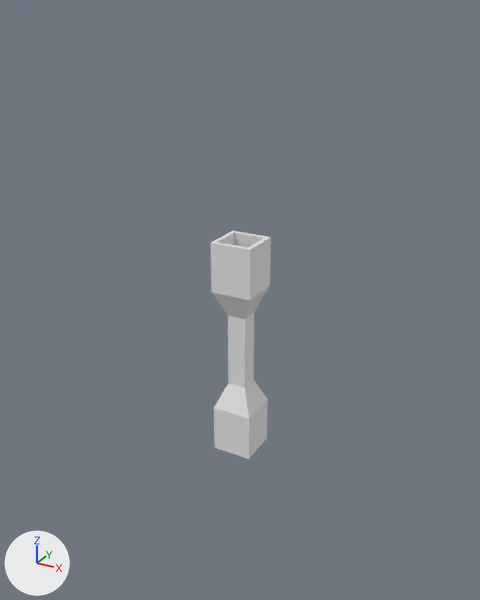
The Blender file blender3d/light_stand.blend: old version first, new version second.
One viewpoint serves both versions: a 50 mm lens placed at (14.9, -27.2, 17.9), pointed at (-0.5, 0.9, 3.9). The axes (+X, +Y, +Z) are drawn at lower left. The lights are the same throughout. The first picture is the older version.

Script lines for the objects in view, before the commit:
```python
me_cube_001 = bpy.data.meshes.new('Cube.001')
me_cube_001.from_pydata(...)  # 32 vertices, 28 faces; spans x -1.09..1.09, y -1.09..1.09, z -5.98..0.0
ob_cube_001 = bpy.data.objects.new('Cube.001', me_cube_001)
ob_cube_001.location = (0.0, 0.0, 1.53)
_m = ob_cube_001.modifiers.new('Mirror', 'MIRROR')
_m.use_axis = (False, False, True)
_m.merge_threshold = 0.1
```
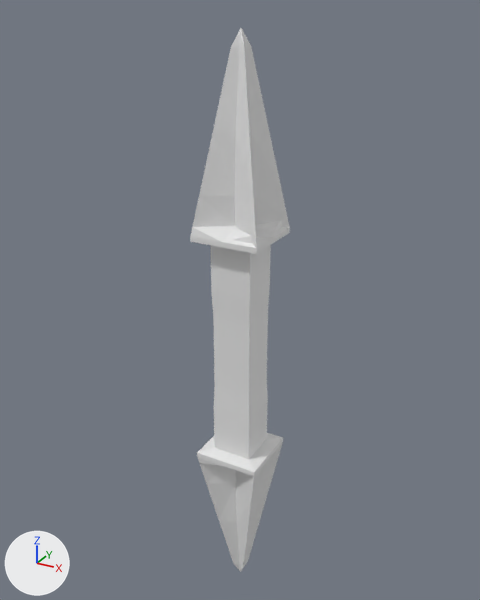
Commit message: With insert.

Pixel boxes (x1, y1, x2, y2) of what changed, in the pictures (480 x 600 px):
'Cube.001', reshaped, modifiers changed (66% wider, 138% taller): before (211, 231, 271, 459); after (190, 28, 290, 572)
part 1 of me_cube_001, built on: before (212, 287, 269, 419); after (190, 28, 290, 572)

The change in detail:
me_cube_001 is used by ob_cube_001; location (0.0, 0.0, 1.53).
me_cube_001 had 32 vertices, 28 faces and spanned x -1.09..1.09, y -1.09..1.09, z -5.98..0.0.
me_cube_001 now has 368 vertices, 356 faces and spans x -1.78..1.78, y -1.78..1.78, z -15.61..15.61.
me_cube_001 part 1: 8 vertices moved from x -0.5..0.5, y -0.5..0.5, z -2.05..-2.0 to x -1.03..1.03, y -1.03..1.03, z -2.05..-2.0; 8 vertices removed from x -0.5..0.5, y -0.5..0.5, z 0.0; 344 vertices added at x -1.78..1.78, y -1.78..1.78, z -15.61..15.61.
Object 'Cube.001' (ob_cube_001) loses its MIRROR modifier named 'Mirror'.
Modifier setting removed (it was use_axis = (False, False, True)).
Modifier setting removed (it was merge_threshold = 0.1).
